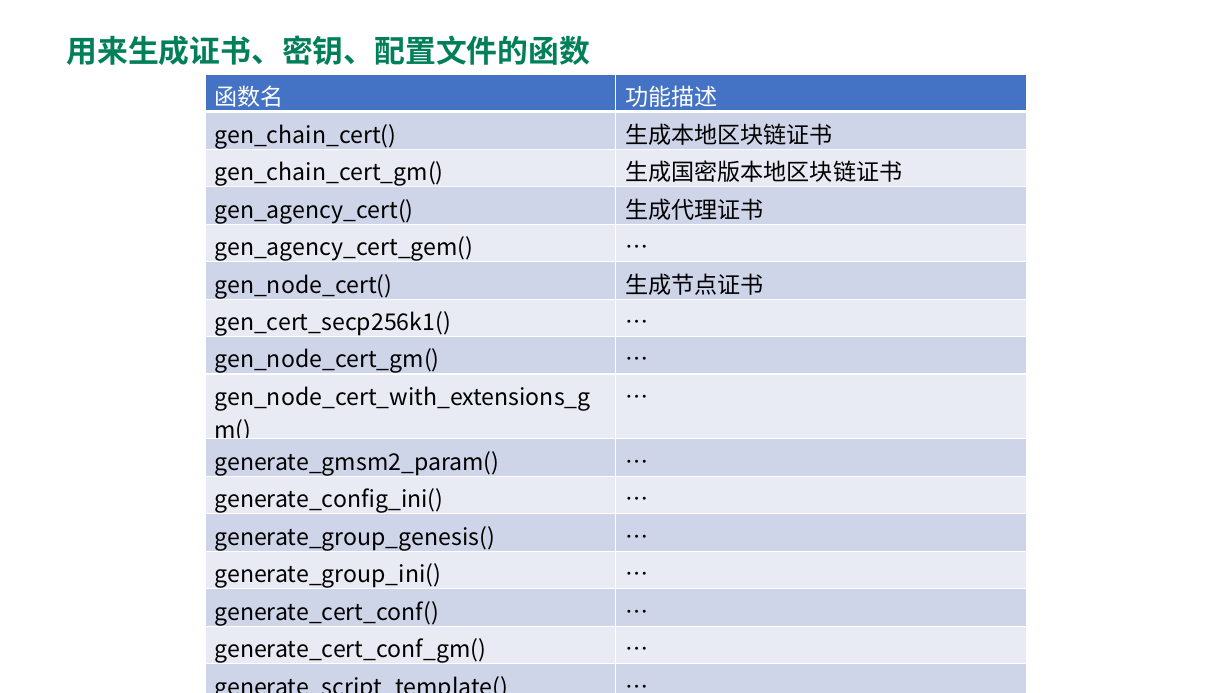
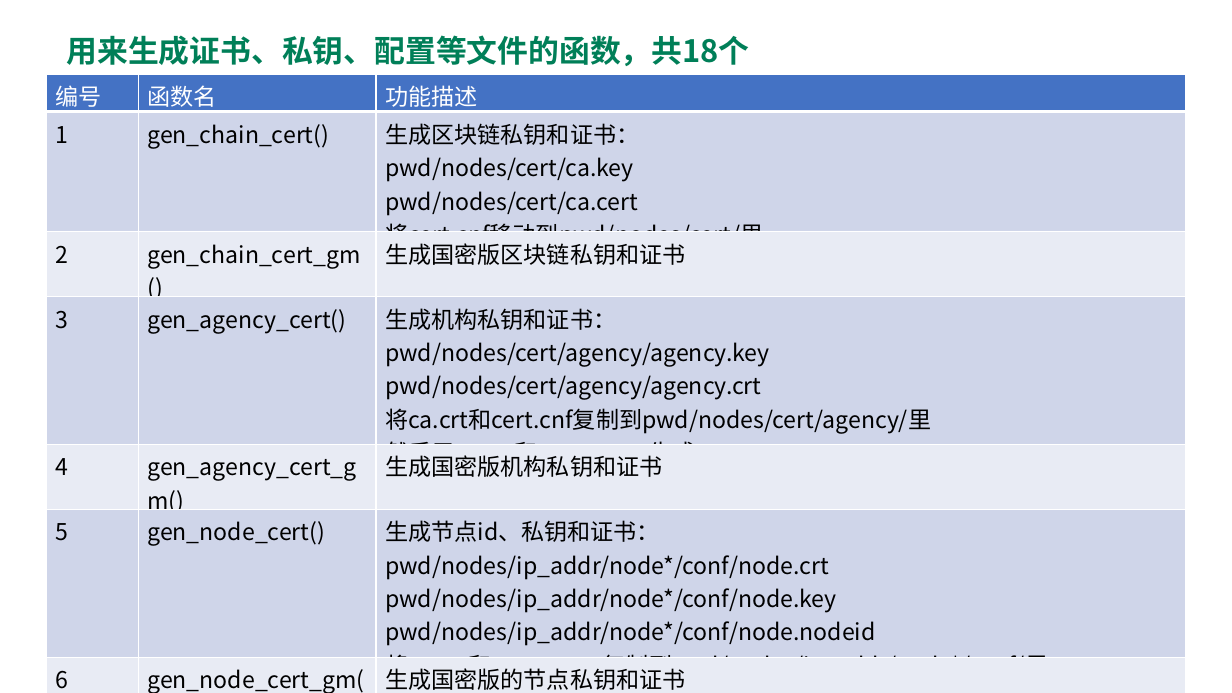
Before and after one commit to blockchaingroup4/webank, a slide deck: slide 10 of 汇报资料/Group4_脚本研读.pptx (slide 9 before the commit). Drawn at 1232x693 pixels with LibreOffice and Linux fonts; fonts in the diff are those of the drawing. Boxes give left, top, right and bottom in pixels: in the first picture for what was removed or moved away, otherwise in the second. Text is boxed around its words. In the diff, an @@ line names an element or a change of style, - is before the commit and + after.

Commit message:
完善build_chain.sh分析报告，增加第二周周报

```diff
--- a/汇报资料/Group4_脚本研读.pptx
+++ b/汇报资料/Group4_脚本研读.pptx
@@ text at (67, 35, 750, 66): text changed @@
-用来生成证书、密钥、配置文件的函数
+用来生成证书、私钥、配置等文件的函数，共18个
@@ table at (46, 74, 1185, 693) @@
-函数名 | 功能描述
-gen_chain_cert() | 生成本地区块链证书
-gen_chain_cert_gm() | 生成国密版本地区块链证书
-gen_agency_cert() | 生成代理证书
-gen_agency_cert_gem() | …
-gen_node_cert() | 生成节点证书
-gen_cert_secp256k1() | …
-gen_node_cert_gm() | …
-gen_node_cert_with_extensions_gm() | …
-generate_gmsm2_param() | …
-generate_config_ini() | …
-generate_group_genesis() | …
-generate_group_ini() | …
-generate_cert_conf() | …
-generate_cert_conf_gm() | …
-generate_script_template() | …
+编号 | 函数名 | 功能描述
+1 | gen_chain_cert() | 生成区块链私钥和证书： / pwd/nodes/cert/ca.key / pwd/nodes/cert/ca.cert / 将cert.cnf移动到pwd/nodes/cert/里
+2 | gen_chain_cert_gm() | 生成国密版区块链私钥和证书
+3 | gen_agency_cert() | 生成机构私钥和证书： / pwd/nodes/cert/agency/agency.key / pwd/nodes/cert/agency/agency.crt / 将ca.crt和cert.cnf复制到pwd/nodes/cert/agency/里 / 然后用ca.crt和agency.crt生成ca-agency.crt
+4 | gen_agency_cert_gm() | 生成国密版机构私钥和证书
+5 | gen_node_cert() | 生成节点id、私钥和证书： / pwd/nodes/ip_addr/node*/conf/node.crt / pwd/nodes/ip_addr/node*/conf/node.key / pwd/nodes/ip_addr/node*/conf/node.nodeid / 将ca.crt和agency.crt复制到pwd/nodes/ip_addr/node*/conf/里
+6 | gen_node_cert_gm() | 生成国密版的节点私钥和证书
+7 | gen_cert_secp256k1() | 在gen_node_cert函数中被调用，用椭圆曲线加密算法生成节点的私钥和证书
@@ table: place and size @@
-table at (205, 74, 1026, 674)
+table at (46, 74, 1185, 693)
```
Also in this commit, not shown: 5 other slides changed, 6 slides added, 2 slides removed, 22 other files.
